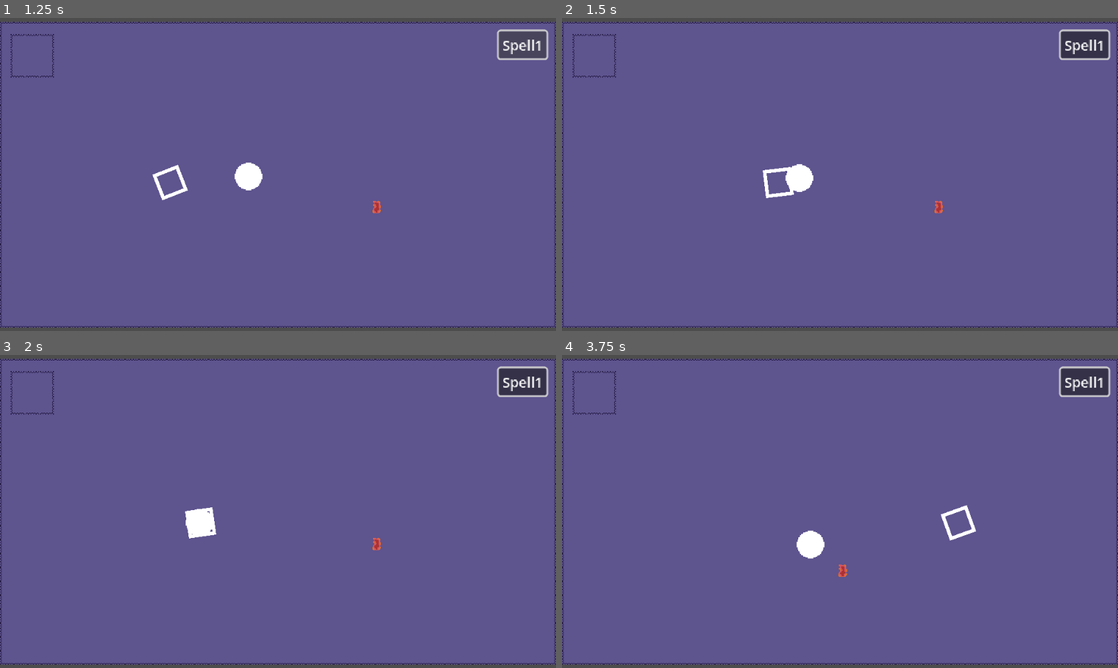
Above: before the commit, frames 1-4 (two rows, left to right).
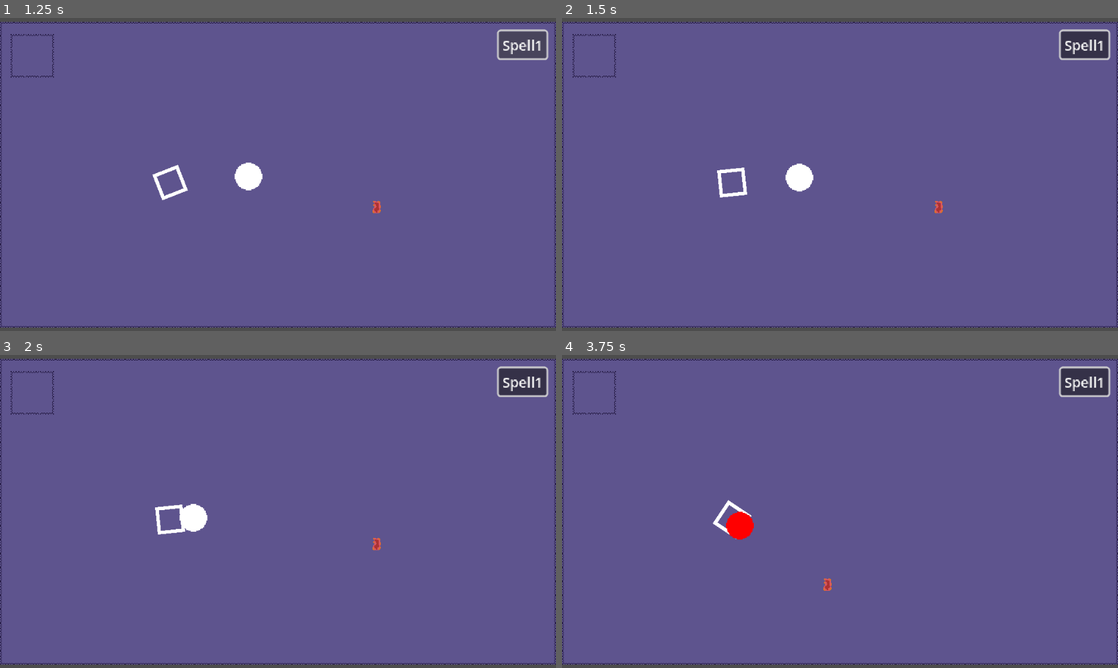
Above: after the commit, the same moments.

Repository: Enoxboo/Project-R
Game: Godot game, scene res://Levels/main_map.tscn
Two runs of this game, one before a commit and one after it. Both use one fixed random seed, a clock stepped at 60 frames per second and the inputs below.
Inputs (mouse positions are in pixels of both pictures, inside the frame that each line leads up to):
- Up to frame 1 (1.25 s): click "Spell1" at 0.5 s
- Up to frame 2 (1.5 s): tap Enter at 1.25 s; move the mouse to (962, 158) at 1.27 s; hold D (move_right) from 1.28 s (still down); tap Space (dash) at 1.35 s
- Up to frame 3 (2 s): keep holding D (move_right)
- Up to frame 4 (3.75 s): move the mouse to (728, 527) at 2.02 s; release D (move_right) at 2.03 s; hold S (move_down) 2.03-2.78 s; click (728, 527) at 2.1 s; tap Space (dash) at 2.3, 2.85 s; move the mouse to (895, 442) at 2.77 s; hold D (move_right) 2.78-3.53 s; move the mouse to (812, 574) at 3.52 s; hold W (move_up) from 3.53 s (still down); right-click (812, 574) at 3.6 s

Frame 1 is identical in both runs. In frame 2, 0.4% of the frame differs, in the area x 27-46%, y 46-58%; in frame 3, 0.5%; in frame 4, 1.2%, in the area x 27-75%, y 46-76%.
Error after the commit: Parse Error: Identifier "DASH" not declared in the current scope. (res://StateMachine/States/move.gd:10)

Commit message:
feat(player): add simple dash state

Diff:
--- a/Player/Data/_data.gd
+++ b/Player/Data/_data.gd
@@ -8,6 +8,7 @@
 @export var max_health: int = 10
 @export var max_mana: int = 100
 @export var speed: float = 300.0
+@export var dash_force: float = 700.0
 @export var moveset: GDScript
 @export var damage: int = 1
 @export var attack_active: float = 0.3
--- a/Player/player.gd
+++ b/Player/player.gd
@@ -12,6 +12,7 @@
 @onready var stun_timer: Timer = $Timers/StunTimer
 @onready var spell_1_cooldown: Timer = $Timers/Spell1Cooldown
 @onready var switch_timer: Timer = $Timers/SwitchTimer
+@onready var dash_cooldown: Timer = $Timers/DashCooldown
 
 var data: PlayerData = MAIN_DATA
 var moveset_instance: Moveset = data.moveset.new()
@@ -20,6 +21,7 @@
 var can_attack = true
 var can_spell_1 = true
 var can_spell_2 = true
+var can_dash = true
 var can_switch = true
 var companion_data: Resource = null
 var spell1_instance
@@ -62,3 +64,7 @@
 
 func _on_switch_timer_timeout() -> void:
 	can_switch = true
+
+
+func _on_dash_cooldown_timeout() -> void:
+	can_dash = true
--- a/Player/player.tscn
+++ b/Player/player.tscn
@@ -8,6 +8,7 @@
 [ext_resource type="Script" uid="uid://bng853sk1p60f" path="res://StateMachine/States/switch.gd" id="6_fhl08"]
 [ext_resource type="Script" uid="uid://d1r1yw1bso4pb" path="res://Combat/hurtbox.gd" id="6_od3ui"]
 [ext_resource type="Texture2D" uid="uid://hcq66343gceq" path="res://Levels/_Sprites/scene.png" id="6_vtle1"]
+[ext_resource type="Script" uid="uid://cwd20fvs5i4rb" path="res://StateMachine/States/dash.gd" id="7_00tjw"]
 
 [sub_resource type="RectangleShape2D" id="RectangleShape2D_4ntmi"]
 size = Vector2(32, 32)
@@ -42,6 +43,10 @@
 
 [node name="Hitstun" type="Node" parent="StateMachine"]
 script = ExtResource("6_00tjw")
+metadata/_custom_type_script = "uid://cpfcabqaqlbxc"
+
+[node name="Dash" type="Node" parent="StateMachine"]
+script = ExtResource("7_00tjw")
 metadata/_custom_type_script = "uid://cpfcabqaqlbxc"
 
 [node name="Hurtbox" type="Area2D" parent="."]
@@ -82,6 +87,9 @@
 wait_time = 2.0
 one_shot = true
 
+[node name="DashCooldown" type="Timer" parent="Timers"]
+
 [connection signal="area_entered" from="Hitbox" to="." method="_on_hitbox_area_entered"]
 [connection signal="timeout" from="Timers/Spell1Cooldown" to="." method="_on_spell_1_cooldown_timeout"]
 [connection signal="timeout" from="Timers/SwitchTimer" to="." method="_on_switch_timer_timeout"]
+[connection signal="timeout" from="Timers/DashCooldown" to="." method="_on_dash_cooldown_timeout"]
--- /dev/null
+++ b/StateMachine/States/dash.gd
@@ -0,0 +1,22 @@
+extends State
+
+func enter(_data := { }) -> void:
+	if parent.can_dash:
+		await dash()
+	finished.emit(MOVE)
+
+func physics_update(delta: float) -> void:
+	parent.velocity = parent.velocity.move_toward(Vector2.ZERO, 500 * delta)
+	parent.move_and_slide()
+
+func dash() -> void:
+	parent.can_dash = false
+	parent.dash_cooldown.start()
+	parent.hurtbox.monitorable = false
+
+	var input_direction: Vector2 = Input.get_vector("move_left", "move_right", "move_up", "move_down")
+	if not input_direction:
+		input_direction = (parent.get_global_mouse_position() - parent.global_position).normalized()
+	parent.velocity = input_direction * parent.data.dash_force
+	await get_tree().create_timer(0.2).timeout
+	parent.hurtbox.monitorable = true
--- a/StateMachine/States/move.gd
+++ b/StateMachine/States/move.gd
@@ -6,6 +6,8 @@
 
 	if Input.is_action_just_pressed("switch"):
 		finished.emit(SWITCH)
+	elif Input.is_action_just_pressed("dash"):
+		finished.emit(DASH)
 
 
 func handle_movement() -> void:
Not shown: 1 places in Player/player.tscn that only renumber resources
Not shown, added: StateMachine/States/dash.gd.uid
